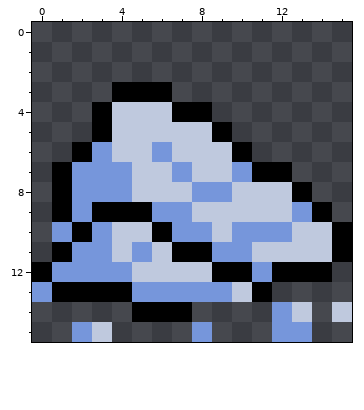
Two versions of one pixel-art sprite, Sprites/Snowpile.png. This is how it looked before the edit.
The file is 64x64 pixels, drawn in blocks of 4x4; one block is one cell here.
After the commit:
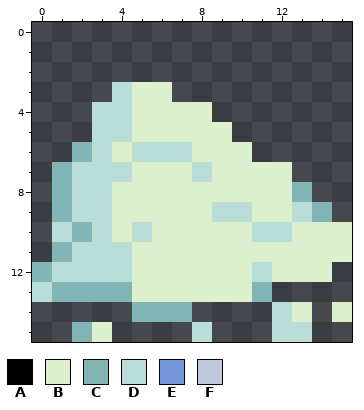
Palette (. is transparent): A #000000  B #ddf0ce  C #82b3b5  D #baded7  E #7696db  F #bfc9de
The commit says: snowpile 2 + nova fonte
The exact change:
Changed rows in their new state; - is an unchanged pixel.
first column x 0:
 3 ----DBB---------
 4 ---DDBBBB-------
 5 ---DDBBBBB------
 6 --CDBDDDBBB-----
 7 -CDDDBBBDBBBB---
 8 -CDDBBBBBBBBBC--
 9 -CDDBBBBBDDBBDC-
10 -DCDBDBBBBBDDBBB
11 -CDDDBBBBBBBBBBB
12 CDDDDBBBBBBDBBB-
13 DCCCCBBBBBBC----
14 -----CCC----DB-B
15 --CB----D---DD--
